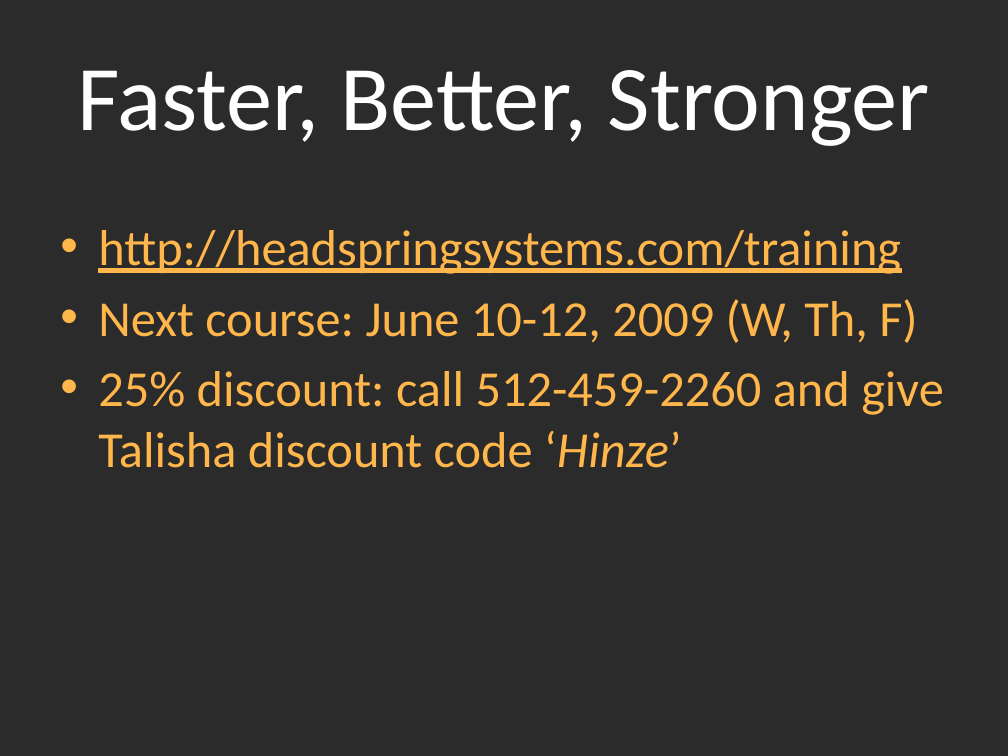
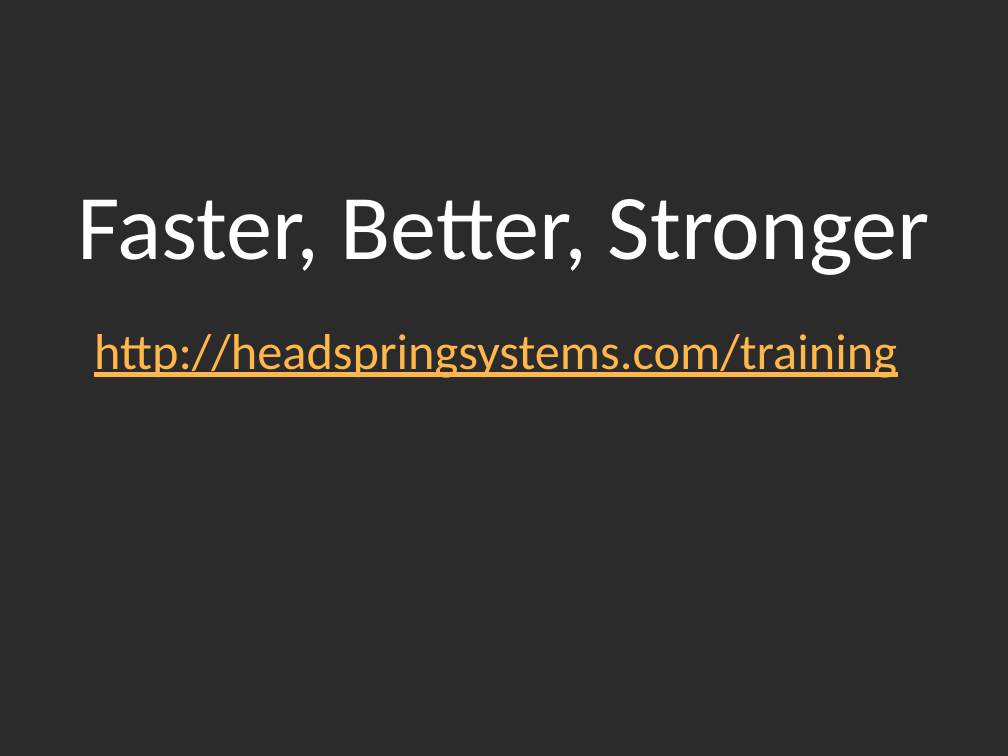
Before and after one commit to calebjenkins/Practical-IOC, a slide deck: slide 23 of Practical Inversion Of Control.pptx. Drawn at 1008x756 pixels with LibreOffice and Linux fonts; fonts in the diff are those of the drawing; background and template pictures are left out; a plain dark background stands for a picture behind light text. Boxes give left, top, right and bottom in pixels: in the first picture for what was removed or moved away, otherwise in the second. Text is boxed around its words. In the diff, an @@ line names an element or a change of style, - is before the commit and + after.

Commit message:
modified ad slide

```diff
--- a/Practical Inversion Of Control.pptx
+++ b/Practical Inversion Of Control.pptx
@@ title "Faster, Better, Stronger": place and size @@
-title "Faster, Better, Stronger" at bbox=[77, 70, 930, 146]
+title "Faster, Better, Stronger" at bbox=[77, 199, 930, 275]
@@ text at bbox=[98, 299, 944, 468]: paragraphs removed @@
-• Next course: June 10-12, 2009 (W, Th, F)
-• 25% discount: call 512-459-2260 and give Talisha discount code ‘Hinze’
@@ text "http://headspringsystems.com/training": place and size @@
-text "http://headspringsystems.com/training" at bbox=[98, 230, 944, 468]
+text "http://headspringsystems.com/training" at bbox=[94, 334, 897, 378]
@@ text "http://headspringsystems.com/training" at bbox=[94, 334, 897, 378]: bullet • to none @@
```
